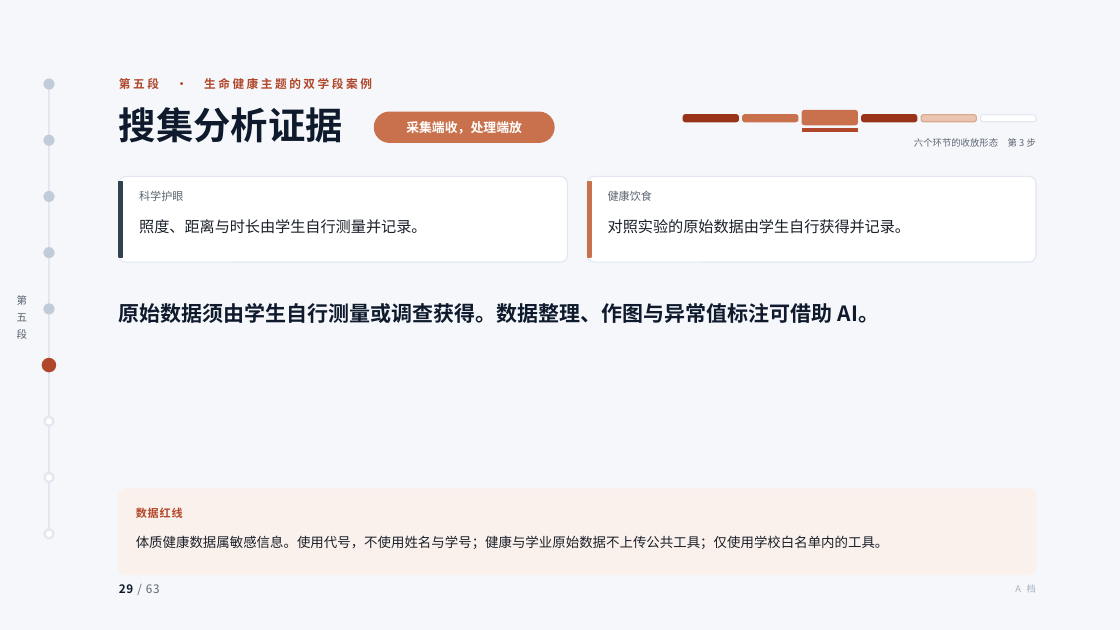
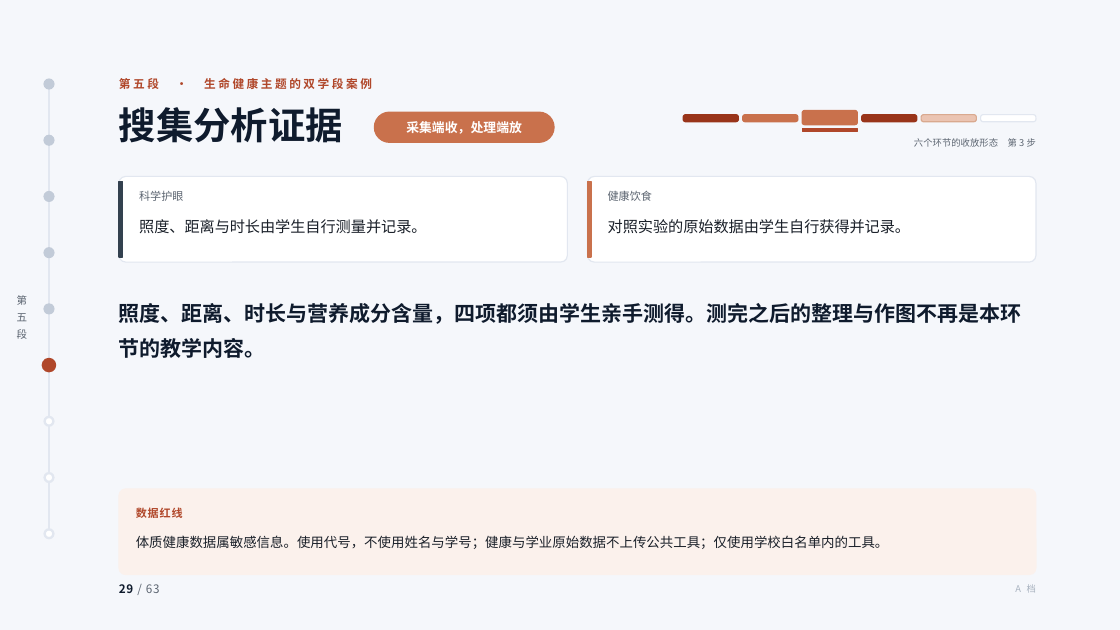
Before and after one commit to tonyxinvip/slides, a slide deck: slide 29 of comprehensive-practice-ai/做中学与综合实践活动.pptx. Drawn at 1120x630 pixels with LibreOffice and Linux fonts; fonts in the diff are those of the drawing. Boxes give left, top, right and bottom in pixels: in the first picture for what was removed or moved away, otherwise in the second. Text is boxed around its words. In the diff, an @@ line names an element or a change of style, - is before the commit and + after.

```diff
--- a/comprehensive-practice-ai/做中学与综合实践活动.pptx
+++ b/comprehensive-practice-ai/做中学与综合实践活动.pptx
@@ text at <box>119,303,1022,358</box>: text changed @@
-原始数据须由学生自行测量或调查获得。数据整理、作图与异常值标注可借助 AI。
+照度、距离、时长与营养成分含量，四项都须由学生亲手测得。测完之后的整理与作图不再是本环节的教学内容。
```
Also in this commit, not shown: 6 other slides changed, 7 other files.
